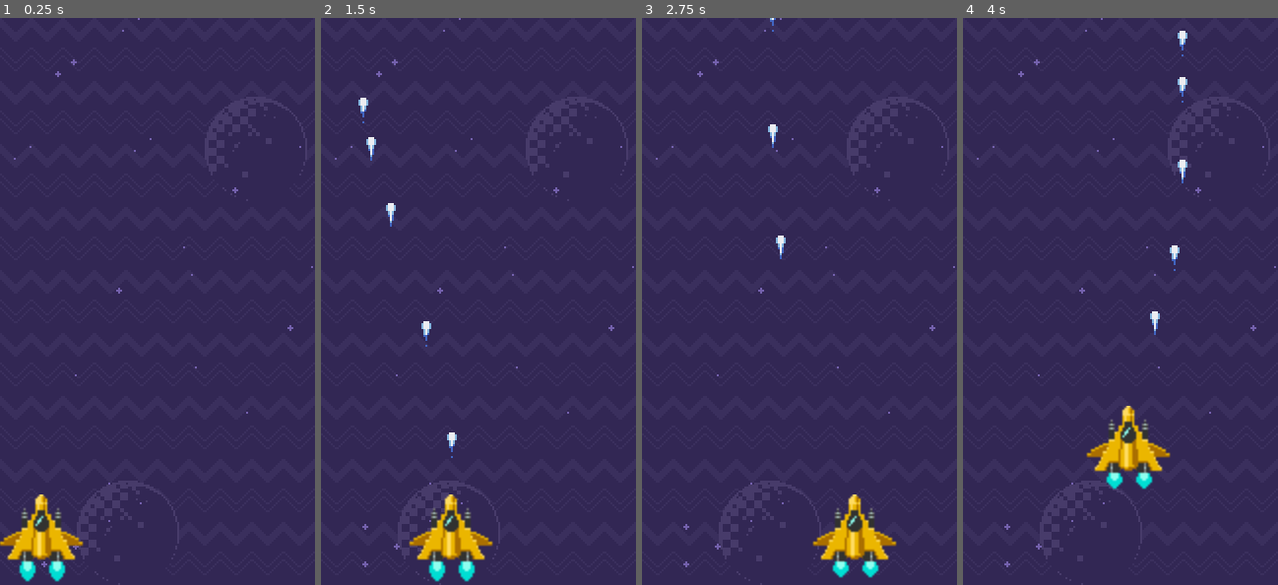
Above: before the commit, frames 1-4 (left to right).
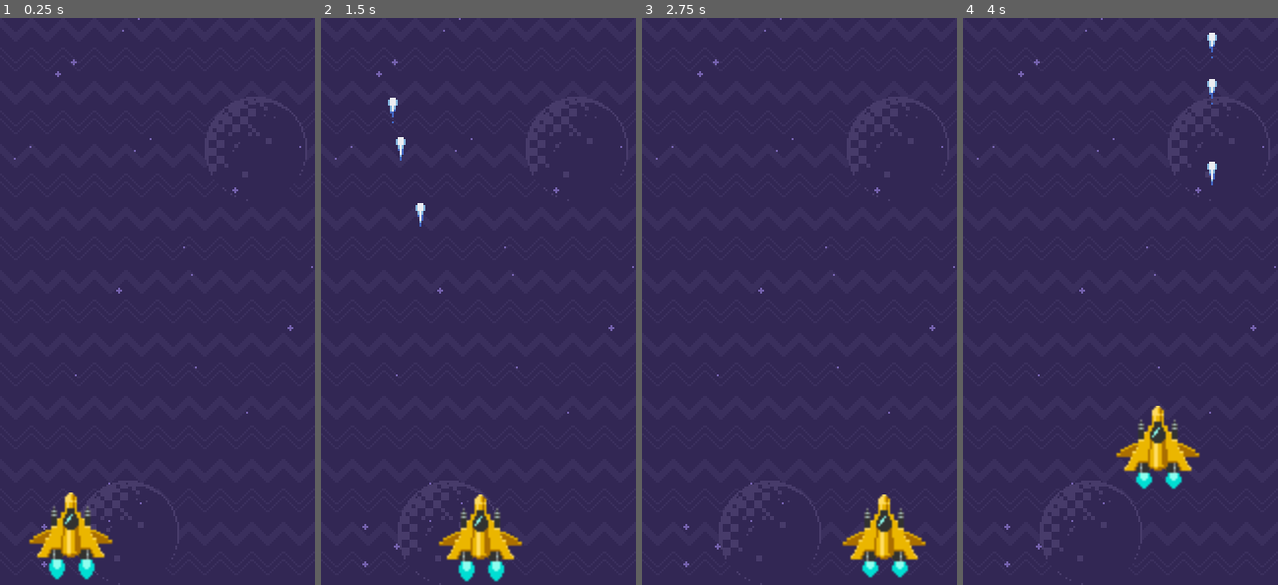
Above: after the commit, the same moments.

Repository: mateusaraujo1/astro-survivor
Game: Godot game, scene res://scenes/game.tscn
The game is run twice, just before and just after one commit, with the same random seed, the same clock (stepped at 60 frames per second) and the same inputs. The project has no main scene, so this scene is started directly.
Inputs:
- Up to frame 1 (0.25 s): no input
- Up to frame 2 (1.5 s): tap Enter (ui_accept) at 0.5, 0.6, 0.77, 1.07, 1.35 s; hold Right (ui_right) 0.53-1.28 s; hold Down (ui_down) from 1.28 s (still down)
- Up to frame 3 (2.75 s): tap Enter (ui_accept) at 1.52, 1.82, 2.1 s; release Down (ui_down) at 2.03 s; hold Right (ui_right) from 2.03 s (still down)
- Up to frame 4 (4 s): release Right (ui_right) at 2.78 s; hold Up (ui_up) 2.78-3.53 s; tap Enter (ui_accept) at 2.85, 3.02, 3.32, 3.6, 3.77 s; hold Left (ui_left) from 3.53 s (still down)

The runs differ from the first frame. In frame 1, 2.8% of the frame differs, in the area x 0-36%, y 83-100%; in frame 2, 3.2%, in the area x 11-65%, y 14-100%; in frame 3, 2.7%; in frame 4, 3.1%.

Commit message:
a04: finish

Diff:
--- a/scenes/game.tscn
+++ b/scenes/game.tscn
@@ -28,7 +28,7 @@
 centered = false
 
 [node name="ship" type="Node2D" parent="."]
-position = Vector2( 21, 268 )
+position = Vector2( 36, 265 )
 script = ExtResource( 3 )
 __meta__ = {
 "_edit_group_": true
@@ -42,3 +42,6 @@
 [node name="anim" type="AnimationPlayer" parent="ship"]
 autoplay = "fogo"
 anims/fogo = SubResource( 1 )
+
+[node name="blaster" type="Position2D" parent="ship"]
+position = Vector2( 0, -29 )
--- a/scenes/laser.tscn
+++ b/scenes/laser.tscn
@@ -20,7 +20,9 @@
 "values": [ 2, 3 ]
 }
 
-[node name="laser" type="Node2D"]
+[node name="laser" type="Node2D" groups=[
+"lasers",
+]]
 script = ExtResource( 2 )
 
 [node name="sprite" type="Sprite" parent="."]
@@ -33,3 +35,8 @@
 [node name="anim" type="AnimationPlayer" parent="."]
 autoplay = "default"
 anims/default = SubResource( 1 )
+
+[node name="VisibilityNotifier2D" type="VisibilityNotifier2D" parent="."]
+position = Vector2( 2.98023e-08, -10 )
+scale = Vector2( 0.25, 0.2 )
+[connection signal="screen_exited" from="VisibilityNotifier2D" to="." method="_on_VisibilityNotifier2D_screen_exited"]
--- a/scripts/laser.gd
+++ b/scripts/laser.gd
@@ -9,4 +9,9 @@
 
 func _process(delta):
 	translate(Vector2(0, -1) * velocidade * delta)
-	pass
+
+
+
+#quando o laser sair da visão da tela, será apagado
+func _on_VisibilityNotifier2D_screen_exited():
+	queue_free()
--- a/scripts/ship.gd
+++ b/scripts/ship.gd
@@ -32,9 +32,13 @@
 		direcao_y += 1
 
 	if Input.is_action_just_pressed("ui_accept"):
-		var laser = PRE_LASER.instance()
-		get_parent().add_child(laser)
-		laser.global_position = global_position + Vector2(0, -30)
+		if get_tree().get_nodes_in_group("lasers").size() < 3:
+			#"lasers" é o grupo de lasers existentes (que estão visiveis na tela)
+			#só pode disparar se houver menos de 3 tiros
+			var laser = PRE_LASER.instance()
+			get_parent().add_child(laser)
+			#adiciona laser como filho da cena game
+			laser.global_position = $blaster.global_position
 
 	translate(Vector2(direcao_x, direcao_y) * velocidade * delta)
 
